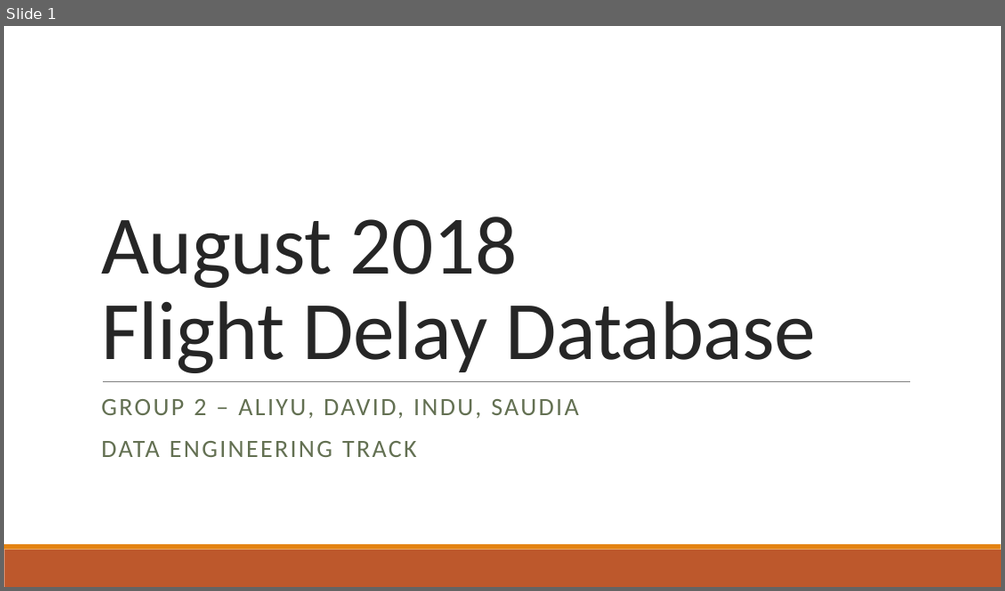
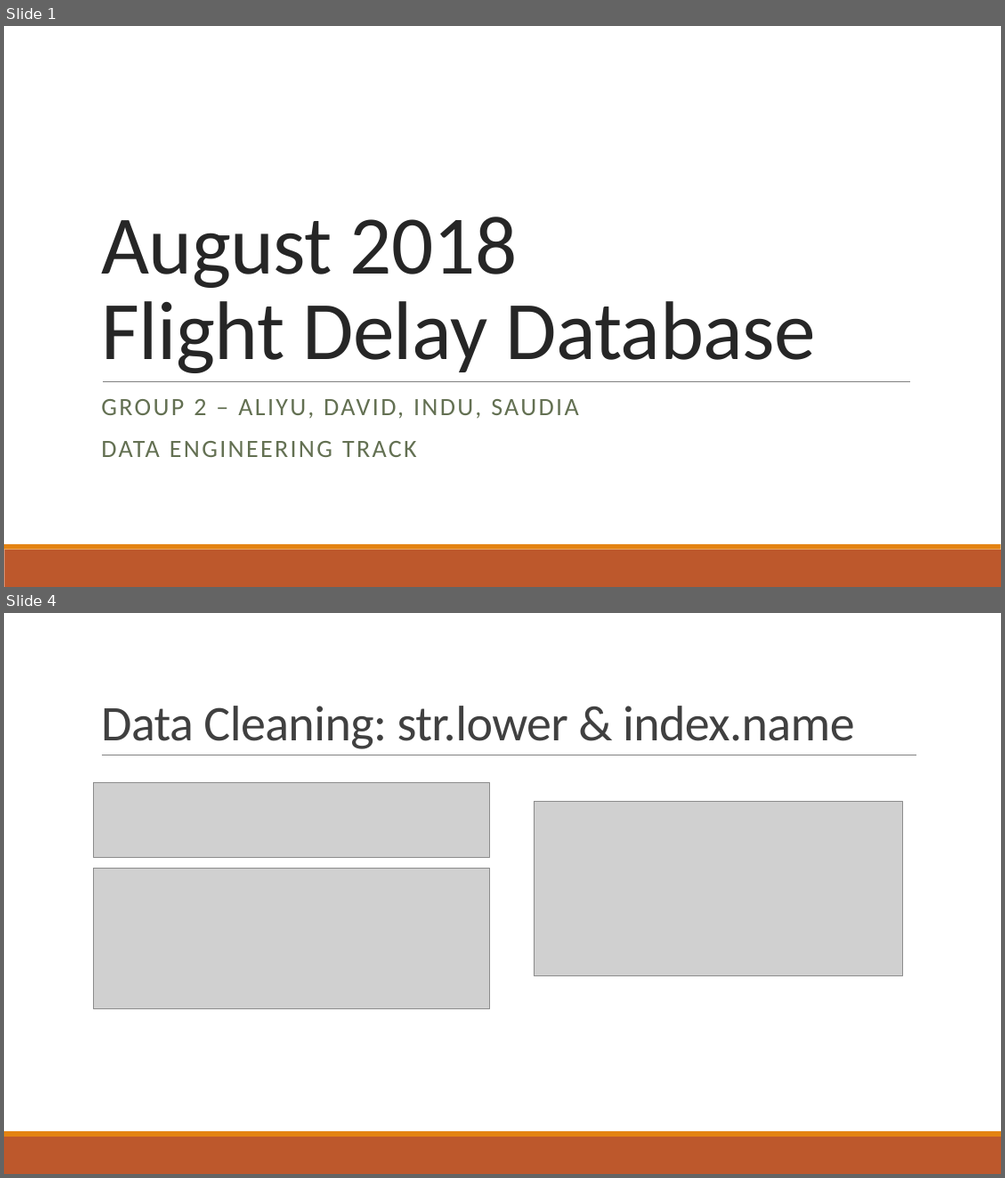
Before and after one commit to DKogge/airport, a slide deck: August 2018.pptx. Shown one above the other, each under a label of ours: slide 1 before the commit, slides 1 and 4 after it; the slides between them are not shown. The pictures are 1005x591 and 1005x1178 pixels, drawn with LibreOffice and Linux fonts; fonts in the diff are those of the drawing; grey boxes stand for pictures. Boxes give left, top, right and bottom in pixels: in the first picture for what was removed or moved away, otherwise in the second. Text is boxed around its words. In the diff, an @@ line names an element or a change of style, - is before the commit and + after.

Commit message:
updated index and ppt

```diff
--- a/August 2018.pptx
+++ b/August 2018.pptx
@@ slide 4 added at <box>4,613,1001,1174</box>, background #FFFFFF; not listed: 2 template elements that a slide beside it also shows @@
@@ title added at <box>101,706,855,749</box>, 48 pt, text #404040 @@
+Data Cleaning: str.lower & index.name
@@ line added from (102, 755) to (917, 755), #808080 0.5 pt @@
@@ picture added at <box>94,783,490,858</box> @@
@@ picture added at <box>534,802,902,976</box> @@
@@ picture added at <box>94,868,490,1008</box> @@
```
Also in this commit, not shown: 1 slide changed, 3 other slides added, 1 other file.
